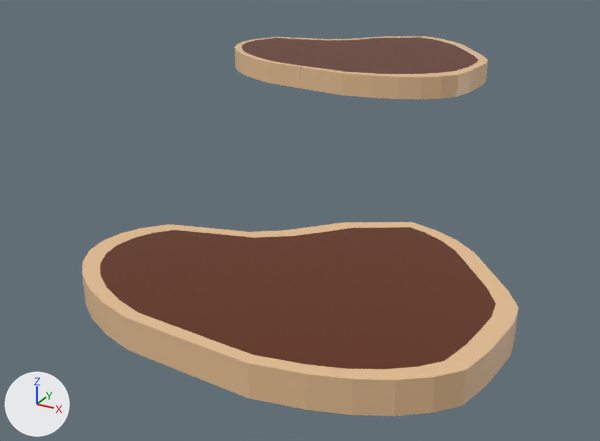
What one commit did to the FBX model Assets/art/steak_cooked_cut.fbx.
One viewpoint serves both versions: a camera (50 mm lens) standing at (3.5, -10.75, 3.73) and looking at (-1.24, -2.14, -0.57). Every picture has the same lights, and +X, +Y and +Z are marked at lower left. Where no turn or scale is listed for an object, it has been applied to the vertices.

The first picture shows 'Cylinder', 'Cylinder.001_cell', 'Cylinder.001_cell.001', 'Cylinder.001_cell.002', 'Cylinder.001_cell.004'.
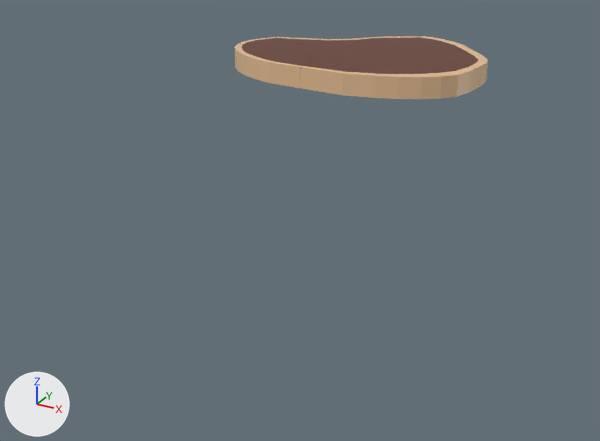
Commit message: fixed steak models

Pixel boxes [x1, y1, x2, y2] of what changed, in the pictures (600 x 441 px):
'Cylinder', deleted (beige): before [82, 222, 518, 416]
    faces in mat_material_001 (brown #612900): [100, 227, 496, 369]
    faces in mat_material (beige #e7c094): [82, 222, 518, 416]

The change, as a diff of the scene's bpy script:
```diff
--- a/Assets/art/steak_cooked_cut.fbx.py
+++ b/Assets/art/steak_cooked_cut.fbx.py
@@ ob_cylinder @@
-ob_cylinder = bpy.data.objects.new('Cylinder', me_cylinder)
-ob_cylinder.location = (0.0, -4.67, 0.0)
```
